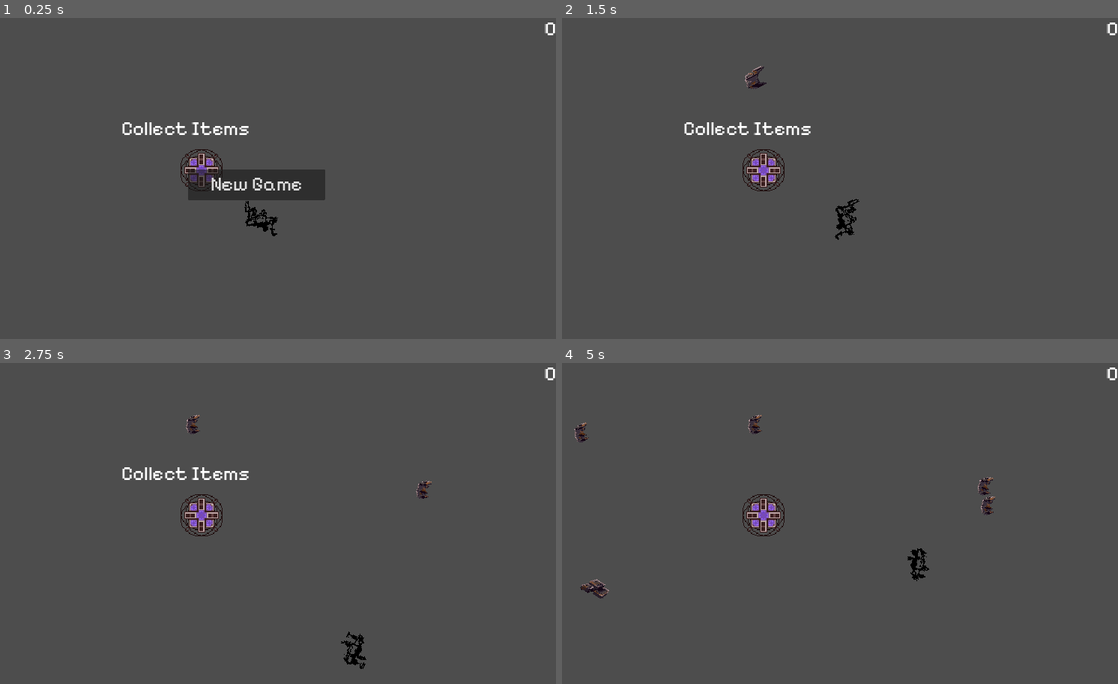
Above: before the commit, frames 1-4 (two rows, left to right).
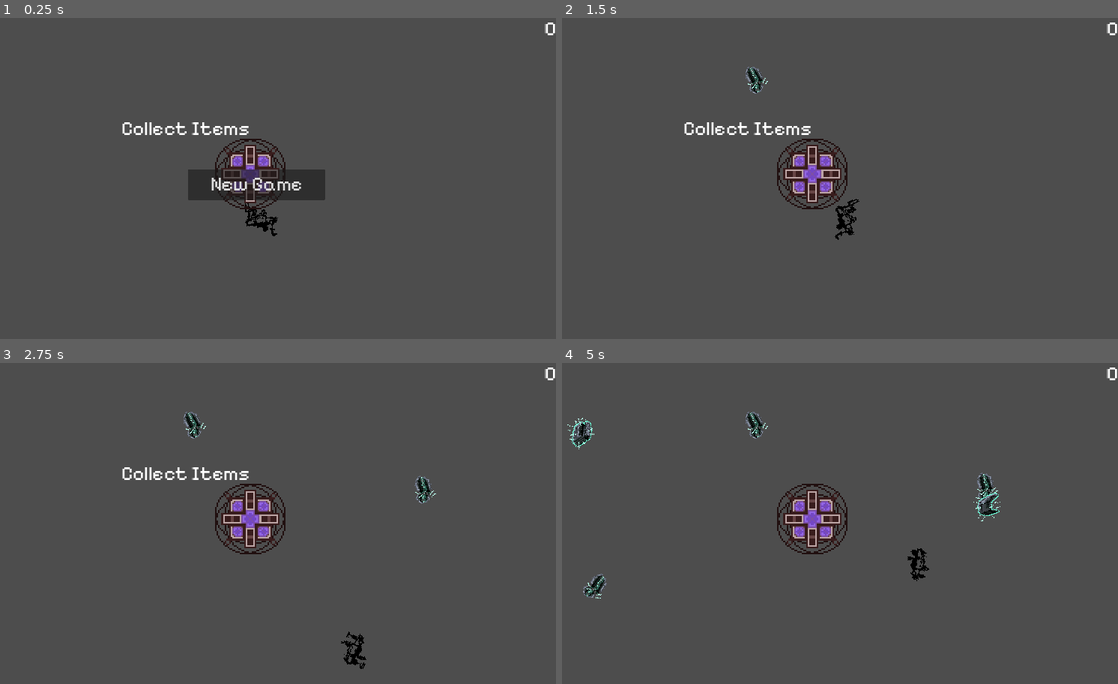
Above: after the commit, the same moments.

Repository: NathanHeaton/Robo-revolution
Game: Godot game, scene res://main.tscn
Two runs of this game, one before a commit and one after it. Both use one fixed random seed, a clock stepped at 60 frames per second and the inputs below.
Inputs (mouse positions are in pixels of both pictures, inside the frame that each line leads up to):
- Up to frame 1 (0.25 s): no input
- Up to frame 2 (1.5 s): click "New Game" at 0.5 s; move the mouse to (951, 165) at 1.27 s; hold D (move_right) from 1.28 s (still down)
- Up to frame 3 (2.75 s): move the mouse to (139, 542) at 2.02 s; release D (move_right) at 2.03 s; hold S (move_down) from 2.03 s (still down)
- Up to frame 4 (5 s): move the mouse to (878, 456) at 2.77 s; release S (move_down) at 2.78 s; hold D (move_right) 2.78-3.53 s; move the mouse to (789, 594) at 3.52 s; hold W (move_up) 3.53-4.28 s; move the mouse to (995, 578) at 4.27 s; hold A (move_left) from 4.28 s (still down)

The runs differ from the first frame. In frame 1, 1.5% of the frame differs, in the area x 32-52%, y 37-60%; in frame 2, 2.4%; in frame 3, 2.5%; in frame 4, 3.0%, in the area x 0-79%, y 15-74%.

Commit message:
added dict with all scrap type items

Diff:
--- a/robo-revolution/item_collector.tscn
+++ b/robo-revolution/item_collector.tscn
@@ -4,7 +4,7 @@
 [ext_resource type="Texture2D" uid="uid://bc88own3hjhol" path="res://assets/collection_point.png" id="2_ayeuq"]
 
 [sub_resource type="CircleShape2D" id="CircleShape2D_mgpwt"]
-radius = 88.5664
+radius = 136.0
 
 [sub_resource type="AtlasTexture" id="AtlasTexture_kifpb"]
 atlas = ExtResource("2_ayeuq")
@@ -38,10 +38,12 @@
 script = ExtResource("1_8ruds")
 
 [node name="CollisionShape2D" type="CollisionShape2D" parent="."]
+position = Vector2(160, 12)
 shape = SubResource("CircleShape2D_mgpwt")
 
 [node name="AnimatedSprite2D" type="AnimatedSprite2D" parent="."]
-scale = Vector2(3, 3)
+position = Vector2(160, 12)
+scale = Vector2(5, 5)
 sprite_frames = SubResource("SpriteFrames_y4ao8")
 animation = &"scrap_collector"
 
--- a/robo-revolution/item_creator.gd
+++ b/robo-revolution/item_creator.gd
@@ -8,15 +8,139 @@
 		"value": 3,
 		"rarity": 0,
 		"type": "scrap",
-		"weight": 2,
-		"locations":["Scrapyard","UndergroundStorage"]
+		"weight": 3,
+		"locations":["Scrapyard","UndergroundStorage","Ocean"],
+		"variants": 4
 	},
 	"plastic":{
 		"name": "plastic",
+		"value": 4,
+		"rarity": 0,
+		"type": "scrap",
+		"weight": 2,
+		"locations":["Scrapyard","UndergroundStorage","Ocean"],
+		"variants": 3
+	},
+	"rusty_nails":{
+		"name": "rusty_nails",
+		"value": 2,
+		"rarity": 0,
+		"type": "scrap",
+		"weight": 1,
+		"locations":["Scrapyard","UndergroundStorage","Ocean"],
+		"variants": 3
+	},
+	"gears":{
+		"name": "gears",
 		"value": 3,
+		"rarity": 0,
+		"type": "scrap",
+		"weight": 1,
+		"locations":["Scrapyard"],
+		"variants": 4
+	},
+	"computer_chips": {
+		"name": "computer_chips",
+		"value": 6,
+		"rarity": 1,
+		"type": "scrap",
+		"weight": 1,
+		"locations": ["Scrapyard", "Underground"],
+		"variants": 3
+	},
+	"vehicle_components": {
+		"name": "vehicle_components",
+		"value": 10,
+		"rarity": 1,
+		"type": "scrap",
+		"weight": 15,
+		"locations": ["Scrapyard", "Underground"],
+		"variants": 2
+	},
+	"wires": {
+		"name": "wires",
+		"value": 4,
+		"rarity": 1,
+		"type": "scrap",
+		"weight": 1,
+		"locations": ["Scrapyard", "Underground"],
+		"variants": 3
+	},
+	"robot_parts": {
+		"name": "robot_parts",
+		"value": 50,
+		"rarity": 2,
+		"type": "scrap",
+		"weight": 20,
+		"locations": ["Underground"],
+		"variants": 4
+	},
+	"motherboard": {
+		"name": "motherboard",
+		"value": 35,
+		"rarity": 2,
+		"type": "scrap",
+		"weight": 2,
+		"locations": ["Underground"],
+		"variants": 3
+	},
+	"metal": {
+		"name": "metal",
+		"value": 40,
+		"rarity": 2,
+		"type": "scrap",
+		"weight": 3,
+		"locations": ["Underground"],
+		"variants": 4
+	},
+	"seashells": {
+		"name": "seashells",
+		"value": 700,
 		"rarity": 3,
+		"type": "scrap",
+		"weight": 3,
+		"locations": ["Ocean"],
+		"variants": 3
 	},
+	"ship_wreckage": {
+		"name": "ship_wreckage",
+		"value": 1500,
+		"rarity": 3,
+		"type": "scrap",
+		"weight": 50,
+		"locations": ["Ocean"],
+		"variants": 4
+	},
+	"broken_jewels": {
+		"name": "broken_jewels",
+		"value": 2000,
+		"rarity": 3,
+		"type": "scrap",
+		"weight": 4,
+		"locations": ["Ocean"],
+		"variants": 4
+	},
+	"alien_parts": {
+		"name": "alien_parts",
+		"value": 4000,
+		"rarity": 4,
+		"type": "scrap",
+		"weight": 50,
+		"locations": ["Alien"],
+		"variants": 3
+	},
+	"alien_scrap_metal": {
+		"name": "alien_scrap_metal",
+		"value": 3000,
+		"rarity": 4,
+		"type": "scrap",
+		"weight": 30,
+		"locations": ["Alien"],
+		"variants": 4
+	}
 }
+
+var pickable_items = []
 
 func spawn_item(rarity: int, location: String, type: String, item_scene):
 
@@ -34,7 +158,10 @@
 	for items in item_data: # goes through all items to find the right item
 		if (item_data[items].get("rarity") == rarity):
 			item = item_data[items]
+			pickable_items.append(item)
 
+
+	item = pickable_items.pick_random()
 
 	return item
 
--- a/robo-revolution/main.gd
+++ b/robo-revolution/main.gd
@@ -4,6 +4,7 @@
 # Called when the node enters the scene tree for the first time.
 
 var money = 0
+var rarity_lvl = 4
 
 func _ready() -> void:
 	newGame()
@@ -43,7 +44,7 @@
 
 func _spawn_loot() -> void:
 
-	var loot = $Item_creator.spawn_item(0,"Scrapyard", "scrap", scrap_treasure)
+	var loot = $Item_creator.spawn_item(rarity_lvl,"Scrapyard", "scrap", scrap_treasure)
 
 
 	var loot_spawn_location = $Temp_Item_spawn/spawn_location
--- a/robo-revolution/scrap_treasure.gd
+++ b/robo-revolution/scrap_treasure.gd
@@ -1,8 +1,9 @@
 extends RigidBody2D
 
-
+var value = 0
 # Called when the node enters the scene tree for the first time.
 func _ready() -> void:
+	randomize()# makes vbarients more random
 	contact_monitor = true
 
 	max_contacts_reported = 1
@@ -10,9 +11,15 @@
 
 func _spawn_loot_type(item):
 
+	$AnimatedSprite2D.play(item.name)
+	var rnd_frame = randi_range(0,item.variants-1)
+	print(rnd_frame)
+	print(item.name)
+	$AnimatedSprite2D.frame = rnd_frame
 
-	$AnimatedSprite2D.play(item.name)
-
+	$AnimatedSprite2D.pause()
+	value = item.value
+	mass = item.weight
 
 	#print(scrap_treasure_types.filter( func(item): return item))
 	#print(scrap_treasure_types.filter( func(item): return item == "scarp"))
@@ -26,4 +33,4 @@
 
 
 func get_value() -> int:
-	return 3
+	return value
--- a/robo-revolution/scrap_treasure.tscn
+++ b/robo-revolution/scrap_treasure.tscn
@@ -10,6 +10,62 @@
 [sub_resource type="CircleShape2D" id="CircleShape2D_ujyit"]
 radius = 32.0
 
+[sub_resource type="AtlasTexture" id="AtlasTexture_5xu5c"]
+atlas = ExtResource("1_lcom2")
+region = Rect2(0, 448, 32, 32)
+
+[sub_resource type="AtlasTexture" id="AtlasTexture_s78hn"]
+atlas = ExtResource("1_lcom2")
+region = Rect2(32, 448, 32, 32)
+
+[sub_resource type="AtlasTexture" id="AtlasTexture_vtgq5"]
+atlas = ExtResource("1_lcom2")
+region = Rect2(64, 448, 32, 32)
+
+[sub_resource type="AtlasTexture" id="AtlasTexture_5u8qd"]
+atlas = ExtResource("1_lcom2")
+region = Rect2(0, 416, 32, 32)
+
+[sub_resource type="AtlasTexture" id="AtlasTexture_rxl7j"]
+atlas = ExtResource("1_lcom2")
+region = Rect2(32, 416, 32, 32)
+
+[sub_resource type="AtlasTexture" id="AtlasTexture_pdjxa"]
+atlas = ExtResource("1_lcom2")
+region = Rect2(64, 416, 32, 32)
+
+[sub_resource type="AtlasTexture" id="AtlasTexture_ls5tr"]
+atlas = ExtResource("1_lcom2")
+region = Rect2(96, 416, 32, 32)
+
+[sub_resource type="AtlasTexture" id="AtlasTexture_nybbu"]
+atlas = ExtResource("1_lcom2")
+region = Rect2(0, 384, 32, 32)
+
+[sub_resource type="AtlasTexture" id="AtlasTexture_ij0w1"]
+atlas = ExtResource("1_lcom2")
+region = Rect2(32, 384, 32, 32)
+
+[sub_resource type="AtlasTexture" id="AtlasTexture_x0s7w"]
+atlas = ExtResource("1_lcom2")
+region = Rect2(64, 384, 32, 32)
+
+[sub_resource type="AtlasTexture" id="AtlasTexture_677b0"]
+atlas = ExtResource("1_lcom2")
+region = Rect2(96, 384, 32, 32)
+
+[sub_resource type="AtlasTexture" id="AtlasTexture_76chr"]
+atlas = ExtResource("1_lcom2")
+region = Rect2(0, 128, 32, 32)
+
+[sub_resource type="AtlasTexture" id="AtlasTexture_gowkn"]
+atlas = ExtResource("1_lcom2")
+region = Rect2(32, 128, 32, 32)
+
+[sub_resource type="AtlasTexture" id="AtlasTexture_xrvwj"]
+atlas = ExtResource("1_lcom2")
+region = Rect2(64, 128, 32, 32)
+
 [sub_resource type="AtlasTexture" id="AtlasTexture_ycdfh"]
 atlas = ExtResource("1_lcom2")
 region = Rect2(0, 96, 32, 32)
@@ -26,6 +82,34 @@
 atlas = ExtResource("1_lcom2")
 region = Rect2(96, 96, 32, 32)
 
+[sub_resource type="AtlasTexture" id="AtlasTexture_jvjxr"]
+atlas = ExtResource("1_lcom2")
+region = Rect2(0, 288, 32, 32)
+
+[sub_resource type="AtlasTexture" id="AtlasTexture_foudd"]
+atlas = ExtResource("1_lcom2")
+region = Rect2(32, 288, 32, 32)
+
+[sub_resource type="AtlasTexture" id="AtlasTexture_k85yt"]
+atlas = ExtResource("1_lcom2")
+region = Rect2(64, 288, 32, 32)
+
+[sub_resource type="AtlasTexture" id="AtlasTexture_idlxp"]
+atlas = ExtResource("1_lcom2")
+region = Rect2(96, 288, 32, 32)
+
+[sub_resource type="AtlasTexture" id="AtlasTexture_tcss7"]
+atlas = ExtResource("1_lcom2")
+region = Rect2(0, 256, 32, 32)
+
+[sub_resource type="AtlasTexture" id="AtlasTexture_q2ibu"]
+atlas = ExtResource("1_lcom2")
+region = Rect2(32, 256, 32, 32)
+
+[sub_resource type="AtlasTexture" id="AtlasTexture_3kpcq"]
+atlas = ExtResource("1_lcom2")
+region = Rect2(64, 256, 32, 32)
+
 [sub_resource type="AtlasTexture" id="AtlasTexture_tkxuj"]
 atlas = ExtResource("1_lcom2")
 region = Rect2(0, 32, 32, 32)
@@ -38,6 +122,22 @@
 atlas = ExtResource("1_lcom2")
 region = Rect2(64, 32, 32, 32)
 
+[sub_resource type="AtlasTexture" id="AtlasTexture_as78m"]
+atlas = ExtResource("1_lcom2")
+region = Rect2(0, 224, 32, 32)
+
+[sub_resource type="AtlasTexture" id="AtlasTexture_bq4bw"]
+atlas = ExtResource("1_lcom2")
+region = Rect2(32, 224, 32, 32)
+
+[sub_resource type="AtlasTexture" id="AtlasTexture_wbk4o"]
+atlas = ExtResource("1_lcom2")
+region = Rect2(64, 224, 32, 32)
+
+[sub_resource type="AtlasTexture" id="AtlasTexture_wcmbn"]
+atlas = ExtResource("1_lcom2")
+region = Rect2(96, 224, 32, 32)
+
 [sub_resource type="AtlasTexture" id="AtlasTexture_qefdn"]
 atlas = ExtResource("1_lcom2")
 region = Rect2(0, 64, 32, 32)
@@ -65,11 +165,121 @@
 [sub_resource type="AtlasTexture" id="AtlasTexture_bvsqd"]
 atlas = ExtResource("1_lcom2")
 region = Rect2(96, 0, 32, 32)
+
+[sub_resource type="AtlasTexture" id="AtlasTexture_884cg"]
+atlas = ExtResource("1_lcom2")
+region = Rect2(0, 320, 32, 32)
+
+[sub_resource type="AtlasTexture" id="AtlasTexture_o6blh"]
+atlas = ExtResource("1_lcom2")
+region = Rect2(32, 320, 32, 32)
+
+[sub_resource type="AtlasTexture" id="AtlasTexture_denym"]
+atlas = ExtResource("1_lcom2")
+region = Rect2(64, 320, 32, 32)
+
+[sub_resource type="AtlasTexture" id="AtlasTexture_tf0j1"]
+atlas = ExtResource("1_lcom2")
+region = Rect2(0, 352, 32, 32)
+
+[sub_resource type="AtlasTexture" id="AtlasTexture_uqm3e"]
+atlas = ExtResource("1_lcom2")
+region = Rect2(32, 352, 32, 32)
+
+[sub_resource type="AtlasTexture" id="AtlasTexture_ngaos"]
+atlas = ExtResource("1_lcom2")
+region = Rect2(64, 352, 32, 32)
+
+[sub_resource type="AtlasTexture" id="AtlasTexture_gsi1e"]
+atlas = ExtResource("1_lcom2")
+region = Rect2(96, 352, 32, 32)
+
+[sub_resource type="AtlasTexture" id="AtlasTexture_xsiha"]
+atlas = ExtResource("1_lcom2")
+region = Rect2(0, 160, 32, 32)
+
+[sub_resource type="AtlasTexture" id="AtlasTexture_pclfi"]
+atlas = ExtResource("1_lcom2")
+region = Rect2(32, 160, 32, 32)
+
+[sub_resource type="AtlasTexture" id="AtlasTexture_pppai"]
+atlas = ExtResource("1_lcom2")
+region = Rect2(0, 192, 32, 32)
+
+[sub_resource type="AtlasTexture" id="AtlasTexture_mfgxa"]
+atlas = ExtResource("1_lcom2")
+region = Rect2(32, 192, 32, 32)
+
+[sub_resource type="AtlasTexture" id="AtlasTexture_t58j7"]
+atlas = ExtResource("1_lcom2")
+region = Rect2(64, 192, 32, 32)
 
 [sub_resource type="SpriteFrames" id="SpriteFrames_kt7y1"]
 animations = [{
 "frames": [{
 "duration": 1.0,
+"texture": SubResource("AtlasTexture_5xu5c")
+}, {
+"duration": 1.0,
+"texture": SubResource("AtlasTexture_s78hn")
+}, {
+"duration": 1.0,
+"texture": SubResource("AtlasTexture_vtgq5")
+}],
+"loop": true,
+"name": &"alien_parts",
+"speed": 5.0
+}, {
+"frames": [{
+"duration": 1.0,
+"texture": SubResource("AtlasTexture_5u8qd")
+}, {
+"duration": 1.0,
+"texture": SubResource("AtlasTexture_rxl7j")
+}, {
+"duration": 1.0,
+"texture": SubResource("AtlasTexture_pdjxa")
+}, {
+"duration": 1.0,
+"texture": SubResource("AtlasTexture_ls5tr")
+}],
+"loop": true,
+"name": &"alien_scrap_metal",
+"speed": 5.0
+}, {
+"frames": [{
+"duration": 1.0,
+"texture": SubResource("AtlasTexture_nybbu")
+}, {
+"duration": 1.0,
+"texture": SubResource("AtlasTexture_ij0w1")
+}, {
+"duration": 1.0,
+"texture": SubResource("AtlasTexture_x0s7w")
+}, {
+"duration": 1.0,
+"texture": SubResource("AtlasTexture_677b0")
+}],
+"loop": true,
+"name": &"broken_jewels",
+"speed": 5.0
+}, {
+"frames": [{
+"duration": 1.0,
+"texture": SubResource("AtlasTexture_76chr")
+}, {
+"duration": 1.0,
+"texture": SubResource("AtlasTexture_gowkn")
+}, {
+"duration": 1.0,
+"texture": SubResource("AtlasTexture_xrvwj")
+}],
+"loop": true,
+"name": &"computer_chips",
+"speed": 5.0
+}, {
+"frames": [{
+"duration": 1.0,
 "texture": SubResource("AtlasTexture_ycdfh")
 }, {
 "duration": 1.0,
@@ -87,6 +297,37 @@
 }, {
 "frames": [{
 "duration": 1.0,
+"texture": SubResource("AtlasTexture_jvjxr")
+}, {
+"duration": 1.0,
+"texture": SubResource("AtlasTexture_foudd")
+}, {
+"duration": 1.0,
+"texture": SubResource("AtlasTexture_k85yt")
+}, {
+"duration": 1.0,
+"texture": SubResource("AtlasTexture_idlxp")
+}],
+"loop": true,
+"name": &"metal",
+"speed": 5.0
+}, {
+"frames": [{
+"duration": 1.0,
+"texture": SubResource("AtlasTexture_tcss7")
+}, {
+"duration": 1.0,
+"texture": SubResource("AtlasTexture_q2ibu")
+}, {
+"duration": 1.0,
+"texture": SubResource("AtlasTexture_3kpcq")
+}],
+"loop": true,
+"name": &"motherboard",
+"speed": 5.0
+}, {
+"frames": [{
+"duration": 1.0,
 "texture": SubResource("AtlasTexture_tkxuj")
 }, {
 "duration": 1.0,
@@ -97,6 +338,23 @@
 }],
 "loop": true,
 "name": &"plastic",
+"speed": 5.0
+}, {
+"frames": [{
+"duration": 1.0,
+"texture": SubResource("AtlasTexture_as78m")
+}, {
+"duration": 1.0,
+"texture": SubResource("AtlasTexture_bq4bw")
+}, {
+"duration": 1.0,
+"texture": SubResource("AtlasTexture_wbk4o")
+}, {
+"duration": 1.0,
+"texture": SubResource("AtlasTexture_wcmbn")
+}],
+"loop": true,
+"name": &"robot_parts",
 "speed": 5.0
 }, {
 "frames": [{
@@ -129,6 +387,62 @@
 "loop": false,
 "name": &"scrap",
 "speed": 4.0
+}, {
+"frames": [{
+"duration": 1.0,
+"texture": SubResource("AtlasTexture_884cg")
+}, {
+"duration": 1.0,
+"texture": SubResource("AtlasTexture_o6blh")
+}, {
+"duration": 1.0,
+"texture": SubResource("AtlasTexture_denym")
+}],
+"loop": true,
+"name": &"seashells",
+"speed": 5.0
+}, {
+"frames": [{
+"duration": 1.0,
+"texture": SubResource("AtlasTexture_tf0j1")
+}, {
+"duration": 1.0,
+"texture": SubResource("AtlasTexture_uqm3e")
+}, {
+"duration": 1.0,
+"texture": SubResource("AtlasTexture_ngaos")
+}, {
+"duration": 1.0,
+"texture": SubResource("AtlasTexture_gsi1e")
+}],
+"loop": true,
+"name": &"ship_wreckage",
+"speed": 5.0
+}, {
+"frames": [{
+"duration": 1.0,
+"texture": SubResource("AtlasTexture_xsiha")
+}, {
+"duration": 1.0,
+"texture": SubResource("AtlasTexture_pclfi")
+}],
+"loop": true,
+"name": &"vehicle_components",
+"speed": 5.0
+}, {
+"frames": [{
+"duration": 1.0,
+"texture": SubResource("AtlasTexture_pppai")
+}, {
+"duration": 1.0,
+"texture": SubResource("AtlasTexture_mfgxa")
+}, {
+"duration": 1.0,
+"texture": SubResource("AtlasTexture_t58j7")
+}],
+"loop": true,
+"name": &"wires",
+"speed": 5.0
 }]
 
 [node name="Scrap_Treasure" type="RigidBody2D" groups=["scrapTreasure"]]
@@ -144,4 +458,4 @@
 [node name="AnimatedSprite2D" type="AnimatedSprite2D" parent="."]
 scale = Vector2(3, 3)
 sprite_frames = SubResource("SpriteFrames_kt7y1")
-animation = &"scrap"
+animation = &"alien_scrap_metal"
Not shown: 1 places in robo-revolution/scrap_treasure.tscn that only renumber resources
